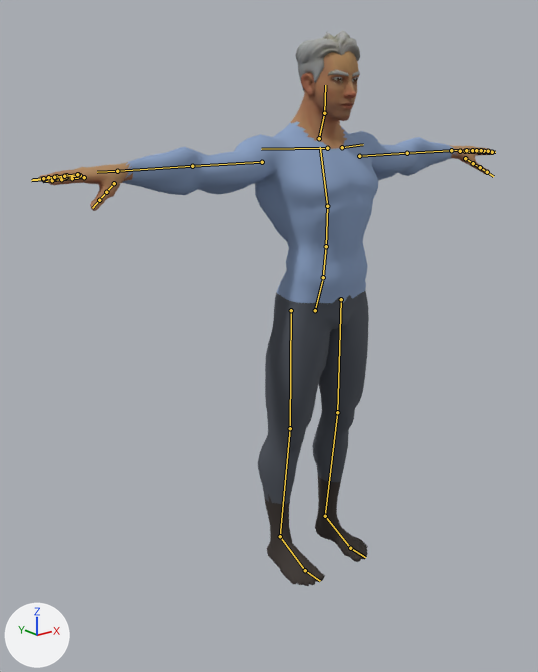
Two versions of the glTF model packages/client/public/models/human_male.glb, one commit apart.
The view is the same before and after, from a camera (50 mm lens) standing at (-1.67, -1.79, 1.63) and looking at (-0.07, 0.21, 0.83). Lighting does not change. The marker at lower left points along +X, +Y and +Z. The first picture is the older version. The bones that change, and the others that lie on the model, are drawn over the model as lines.

In view in the first picture: 'Body', 'Eyebrows', 'Eyes', 'Hair'.
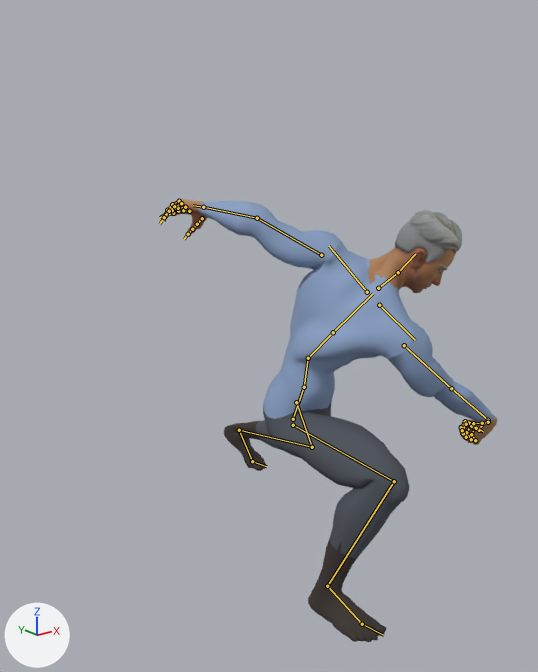
The newer file adds an action. The first version stands in its rest pose; the second is drawn at frame 12 of the action 'Sword_Attack'.

Location of each change, (x1, y1, x2, y2) in pixels of the pictures (538 x 672 px):
'Body', posed (26% narrower, 17% shorter): before (39, 51, 495, 586); after (162, 199, 497, 642)
'Hair', posed (13% shorter): before (296, 30, 360, 91); after (395, 210, 462, 263)
'Eyebrows', posed: before (328, 69, 360, 80); after (439, 264, 448, 271)
'Eyes', posed (not visible afterwards): before (334, 78, 357, 82)
bone 'pelvis', root to tip: before (315, 310) to (322, 280); after (293, 419) to (303, 389)
bone 'spine_02', root to tip: before (326, 246) to (327, 206); after (308, 358) to (333, 332)
bone 'spine_03', root to tip: before (327, 206) to (320, 147); after (333, 332) to (373, 293)
bone 'neck_01', root to tip: before (319, 138) to (324, 113); after (378, 288) to (398, 272)
bone 'Head', root to tip: before (324, 113) to (325, 85); after (398, 272) to (415, 254)
bone 'upperarm_l', root to tip: before (359, 156) to (407, 153); after (321, 255) to (257, 218)
bone 'lowerarm_l', root to tip: before (407, 153) to (451, 150); after (257, 218) to (203, 207)
bone 'hand_l', root to tip: before (451, 150) to (461, 150); after (203, 207) to (193, 205)
bone 'index_02_l', root to tip: before (484, 152) to (488, 152); after (183, 210) to (178, 211)
bone 'middle_01_l', root to tip: before (473, 151) to (479, 151); after (185, 207) to (178, 208)
bone 'middle_02_l', root to tip: before (479, 151) to (483, 151); after (178, 208) to (172, 210)
bone 'pinky_01_l', root to tip: before (460, 151) to (465, 151); after (179, 201) to (172, 204)
bone 'pinky_02_l', root to tip: before (465, 151) to (469, 151); after (172, 204) to (167, 210)
bone 'pinky_03_l', root to tip: before (469, 151) to (472, 151); after (167, 210) to (165, 215)
bone 'ring_01_l', root to tip: before (466, 150) to (472, 150); after (181, 203) to (174, 206)
bone 'ring_02_l', root to tip: before (472, 150) to (476, 150); after (174, 206) to (169, 211)
bone 'ring_03_l', root to tip: before (476, 150) to (481, 150); after (169, 211) to (164, 217)
bone 'clavicle_r', root to tip: before (327, 148) to (261, 149); after (379, 305) to (415, 340)
bone 'upperarm_r', root to tip: before (262, 162) to (192, 166); after (404, 345) to (451, 388)
bone 'lowerarm_r', root to tip: before (192, 166) to (117, 171); after (451, 388) to (488, 420)
bone 'hand_r', root to tip: before (117, 171) to (97, 172); after (488, 420) to (477, 430)
bone 'index_01_r', root to tip: before (84, 177) to (72, 178); after (475, 440) to (471, 434)
bone 'index_02_r', root to tip: before (72, 178) to (61, 179); after (471, 434) to (474, 428)
bone 'index_03_r', root to tip: before (61, 179) to (52, 180); after (474, 428) to (479, 430)
bone 'middle_01_r', root to tip: before (80, 175) to (66, 177); after (471, 439) to (466, 432)
bone 'middle_02_r', root to tip: before (66, 177) to (55, 178); after (466, 432) to (470, 426)
bone 'middle_03_r', root to tip: before (55, 178) to (43, 179); after (470, 426) to (476, 428)
bone 'pinky_01_r', root to tip: before (78, 174) to (66, 175); after (463, 433) to (461, 427)
bone 'pinky_02_r', root to tip: before (66, 175) to (56, 176); after (461, 427) to (465, 421)
bone 'pinky_03_r', root to tip: before (56, 176) to (48, 177); after (465, 421) to (468, 423)
bone 'ring_01_r', root to tip: before (77, 174) to (64, 176); after (466, 437) to (462, 430)
bone 'ring_02_r', root to tip: before (64, 176) to (54, 177); after (462, 430) to (466, 424)
bone 'ring_03_r', root to tip: before (54, 177) to (43, 178); after (466, 424) to (471, 426)
bone 'thumb_01_r', root to tip: before (114, 183) to (106, 192); after (488, 422) to (482, 423)
bone 'thumb_02_r', root to tip: before (106, 192) to (99, 200); after (482, 423) to (473, 423)
bone 'thumb_03_r', root to tip: before (99, 200) to (92, 208); after (473, 423) to (468, 421)
bone 'thigh_l', root to tip: before (341, 299) to (337, 412); after (296, 402) to (312, 447)
bone 'calf_l', root to tip: before (337, 412) to (325, 516); after (312, 447) to (239, 430)
bone 'foot_l', root to tip: before (325, 516) to (350, 548); after (239, 430) to (252, 461)
bone 'ball_l', root to tip: before (350, 548) to (365, 557); after (252, 461) to (266, 466)
bone 'thigh_r', root to tip: before (291, 310) to (290, 428); after (293, 425) to (394, 481)
bone 'calf_r', root to tip: before (290, 428) to (280, 536); after (394, 481) to (327, 586)
bone 'foot_r', root to tip: before (280, 536) to (305, 570); after (327, 586) to (362, 624)

The edits, one by one:
Bone 'pelvis' (bone_pelvis) moves from (0.0, 0.0, 0.0) to (-0.067, -0.391, 0.08).
Bone 'pelvis' (bone_pelvis) turns from (0, 0, 0) to (-9, 43, -20) degrees about its own x, y and z.
Bone 'spine_02' (bone_spine_02) turns from (0, 0, 0) to (38, -1, 11) degrees about its own x, y and z.
Bone 'spine_03' (bone_spine_03) turns from (0, 0, 0) to (39, 59, 23) degrees about its own x, y and z.
Bone 'neck_01' (bone_neck_01) turns from (0, 0, 0) to (-36, -37, 31) degrees about its own x, y and z.
Bone 'Head' (bone_head) turns from (0, 0, 0) to (4, -24, -1) degrees about its own x, y and z.
Bone 'upperarm_l' (bone_upperarm_l) turns from (0, 0, 0) to (-17, -3, -19) degrees about its own x, y and z.
Bone 'lowerarm_l' (bone_lowerarm_l) turns from (0, 0, 0) to (37, 13, 0) degrees about its own x, y and z.
Bone 'hand_l' (bone_hand_l) turns from (0, 0, 0) to (10, -9, 0) degrees about its own x, y and z.
Bone 'index_02_l' (bone_index_02_l) turns from (0, 0, 0) to (10, 0, 0) degrees about its own x, y and z.
Bone 'middle_01_l' (bone_middle_01_l) turns from (0, 0, 0) to (11, 0, 0) degrees about its own x, y and z.
Bone 'middle_02_l' (bone_middle_02_l) turns from (0, 0, 0) to (11, 0, 0) degrees about its own x, y and z.
Bone 'pinky_01_l' (bone_pinky_01_l) turns from (0, 0, 0) to (30, -1, 0) degrees about its own x, y and z.
Bone 'pinky_02_l' (bone_pinky_02_l) turns from (0, 0, 0) to (30, -1, 0) degrees about its own x, y and z.
Bone 'pinky_03_l' (bone_pinky_03_l) turns from (0, 0, 0) to (30, -1, 0) degrees about its own x, y and z.
Bone 'ring_01_l' (bone_ring_01_l) turns from (0, 0, 0) to (23, -1, 0) degrees about its own x, y and z.
Bone 'ring_02_l' (bone_ring_02_l) turns from (0, 0, 0) to (23, -1, 0) degrees about its own x, y and z.
Bone 'ring_03_l' (bone_ring_03_l) turns from (0, 0, 0) to (23, -1, 0) degrees about its own x, y and z.
Bone 'clavicle_r' (bone_clavicle_r) turns from (0, 0, 0) to (-3, 1, -2) degrees about its own x, y and z.
Bone 'upperarm_r' (bone_upperarm_r) turns from (0, 0, 0) to (42, 4, -9) degrees about its own x, y and z.
Bone 'lowerarm_r' (bone_lowerarm_r) turns from (0, 0, 0) to (-29, 105, -30) degrees about its own x, y and z.
Bone 'hand_r' (bone_hand_r) turns from (0, 0, 0) to (-69, 10, 3) degrees about its own x, y and z.
Bone 'index_01_r' (bone_index_01_r) turns from (0, 0, 0) to (78, -1, -1) degrees about its own x, y and z.
Bone 'index_02_r' (bone_index_02_r) turns from (0, 0, 0) to (77, -1, -1) degrees about its own x, y and z.
Bone 'index_03_r' (bone_index_03_r) turns from (0, 0, 0) to (77, -1, -1) degrees about its own x, y and z.
Bone 'middle_01_r' (bone_middle_01_r) turns from (0, 0, 0) to (78, 1, 1) degrees about its own x, y and z.
Bone 'middle_02_r' (bone_middle_02_r) turns from (0, 0, 0) to (77, 1, 1) degrees about its own x, y and z.
Bone 'middle_03_r' (bone_middle_03_r) turns from (0, 0, 0) to (77, 1, 1) degrees about its own x, y and z.
Bone 'pinky_01_r' (bone_pinky_01_r) turns from (0, 0, 0) to (83, 8, -5) degrees about its own x, y and z.
Bone 'pinky_02_r' (bone_pinky_02_r) turns from (0, 0, 0) to (77, 5, 1) degrees about its own x, y and z.
Bone 'pinky_03_r' (bone_pinky_03_r) turns from (0, 0, 0) to (77, 2, 1) degrees about its own x, y and z.
Bone 'ring_01_r' (bone_ring_01_r) turns from (0, 0, 0) to (78, 2, 2) degrees about its own x, y and z.
Bone 'ring_02_r' (bone_ring_02_r) turns from (0, 0, 0) to (77, 3, 2) degrees about its own x, y and z.
Bone 'ring_03_r' (bone_ring_03_r) turns from (0, 0, 0) to (77, 2, 2) degrees about its own x, y and z.
Bone 'thumb_01_r' (bone_thumb_01_r) turns from (0, 0, 0) to (10, 1, -7) degrees about its own x, y and z.
Bone 'thumb_02_r' (bone_thumb_02_r) turns from (0, 0, 0) to (25, -1, -5) degrees about its own x, y and z.
Bone 'thumb_03_r' (bone_thumb_03_r) turns from (0, 0, 0) to (84, 14, -11) degrees about its own x, y and z.
Bone 'thigh_l' (bone_thigh_l) turns from (0, 0, 0) to (-8, -3, -45) degrees about its own x, y and z.
Bone 'calf_l' (bone_calf_l) turns from (0, 0, 0) to (57, 27, -3) degrees about its own x, y and z.
Bone 'foot_l' (bone_foot_l) turns from (0, 0, 0) to (-35, 3, 40) degrees about its own x, y and z.
Bone 'ball_l' (bone_ball_l) turns from (0, 0, 0) to (35, 0, 0) degrees about its own x, y and z.
Bone 'thigh_r' (bone_thigh_r) turns from (0, 0, 0) to (-56, 25, 45) degrees about its own x, y and z.
Bone 'calf_r' (bone_calf_r) turns from (0, 0, 0) to (98, 31, -4) degrees about its own x, y and z.
Bone 'foot_r' (bone_foot_r) turns from (0, 0, 0) to (-15, 2, -9) degrees about its own x, y and z.
